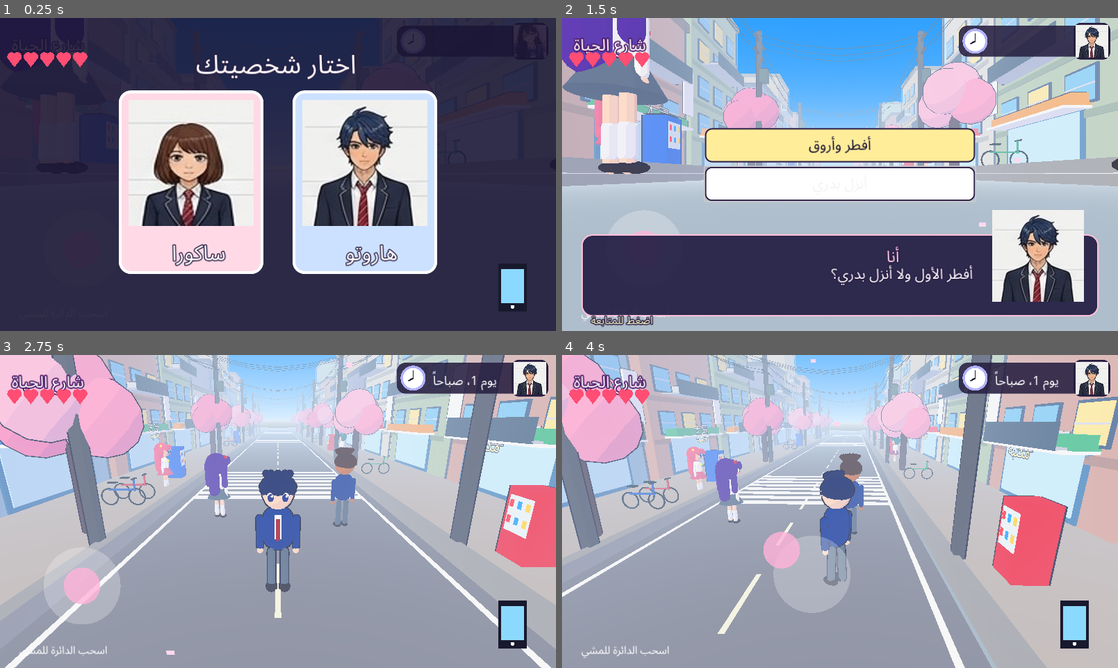
Above: before the commit, frames 1-4 (two rows, left to right).
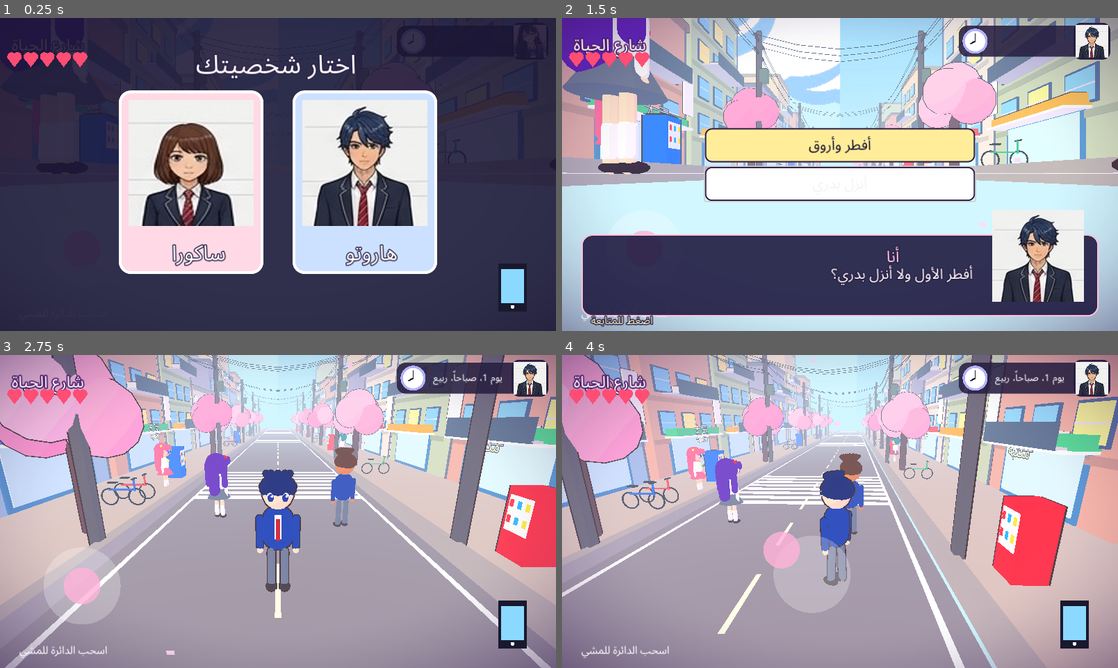
Above: after the commit, the same moments.

Repository: otakucoderstudio/anime-life-game
Game: Godot game, scene res://main.tscn
Same seed, same stepped clock (60 frames per second), same inputs: the game is played once before the commit and once after it.
Inputs (mouse positions are in pixels of both pictures, inside the frame that each line leads up to):
- Up to frame 1 (0.25 s): no input
- Up to frame 2 (1.5 s): tap Enter at 0.5 s; move the mouse to (962, 158) at 0.52 s; hold Right (ui_right) 0.53-1.25 s; click (962, 158) at 0.67 s; drag from (728, 190) to (812, 237) at 1.27 s
- Up to frame 3 (2.75 s): click "أفطر وأروق" at 2 s
- Up to frame 4 (4 s): move the mouse to (895, 442) at 2.77 s; hold Right (ui_right) 2.78-3.5 s; click (895, 442) at 2.92 s; drag from (812, 574) to (673, 464) at 3.52 s

The runs differ from the first frame. In frame 2, 33% of the frame differs, in the area x 0-100%, y 0-100%; in frame 3, 19%; in frame 4, 22%.

Commit message:
Source for v3d-0.8 (time of day, seasons, sky, warm outlines)

Diff:
--- a/godot-3d/main.gd
+++ b/godot-3d/main.gd
@@ -67,13 +67,13 @@
 	env=Environment.new()
 	var sky:=ProceduralSkyMaterial.new()
 	sky.sky_top_color=Color(0.2,0.5,0.95); sky.sky_horizon_color=Color(0.8,0.9,1.0); sky.ground_horizon_color=Color(0.85,0.9,0.95); sky.ground_bottom_color=Color(0.6,0.65,0.7)
-	var s:=Sky.new(); s.sky_material=sky
+	var s:=Sky.new(); var psm:=PanoramaSkyMaterial.new(); psm.panorama=load('res://art/sky.jpg'); s.sky_material=psm
 	env.background_mode=Environment.BG_SKY; env.sky=s
-	env.ambient_light_source=Environment.AMBIENT_SOURCE_COLOR; env.ambient_light_color=Color(0.8,0.88,1.0); env.ambient_light_energy=0.5
-	env.glow_enabled=false; env.glow_intensity=0.35; env.glow_bloom=0.0; env.glow_hdr_threshold=1.4; env.tonemap_mode=Environment.TONE_MAPPER_FILMIC; env.tonemap_exposure=0.8; env.adjustment_enabled=true; env.adjustment_saturation=1.2; env.adjustment_contrast=1.08
-	env.fog_enabled=true; env.fog_light_color=Color(0.82,0.9,1.0); env.fog_density=0.014
+	env.ambient_light_source=Environment.AMBIENT_SOURCE_COLOR; env.ambient_light_color=Color(0.86,0.9,1.0); env.ambient_light_energy=0.55
+	env.glow_enabled=false; env.glow_intensity=0.35; env.glow_bloom=0.0; env.glow_hdr_threshold=1.4; env.tonemap_mode=Environment.TONE_MAPPER_FILMIC; env.tonemap_exposure=0.8; env.adjustment_enabled=true; env.adjustment_saturation=1.4; env.adjustment_contrast=1.1; env.adjustment_brightness=1.03
+	env.fog_enabled=true; env.fog_light_color=Color(0.86,0.92,1.0); env.fog_density=0.007
 	var we:=WorldEnvironment.new(); we.environment=env; add_child(we)
-	var sun:=DirectionalLight3D.new(); sun.rotation_degrees=Vector3(-42,-55,0); sun.light_color=Color(1,0.93,0.8); sun.light_energy=0.62; sun.shadow_enabled=false; sun.directional_shadow_max_distance=60; sun.shadow_blur=2.0; add_child(sun)
+	sun=DirectionalLight3D.new(); sun.rotation_degrees=Vector3(-42,-55,0); sun.light_color=Color(1,0.9,0.72); sun.light_energy=0.7; sun.shadow_enabled=false; sun.directional_shadow_max_distance=60; sun.shadow_blur=2.0; add_child(sun)
 	if OS.has_feature('mobile'):
 		get_viewport().scaling_3d_scale=0.6; Engine.max_fps=30
 	build_street()
@@ -81,6 +81,7 @@
 	no_outline=false
 	cam=Camera3D.new(); cam.fov=55; add_child(cam)
 	build_ui()
+	var vg:=TextureRect.new(); vg.texture=load('res://art/vignette.png'); vg.expand_mode=TextureRect.EXPAND_IGNORE_SIZE; vg.size=get_viewport().get_visible_rect().size; vg.mouse_filter=Control.MOUSE_FILTER_IGNORE; ui.add_child(vg); ui.move_child(vg,0)
 	petal_fx()
 	build_select(); build_scene_ui(); build_phone(); spawn_npcs(); build_audio()
 	if 'shot' in OS.get_cmdline_user_args() and not ('select' in OS.get_cmdline_user_args()): pick('girl')
@@ -333,7 +334,7 @@
 	var lb:=Label.new(); lb.text="شارع الحياة"; lb.add_theme_font_override("font",f); lb.add_theme_font_size_override("font_size",34)
 	lb.add_theme_color_override("font_outline_color",Color(0.3,0.1,0.4)); lb.add_theme_constant_override("outline_size",10)
 	lb.position=Vector2(24,20); lb.text_direction=Control.TEXT_DIRECTION_RTL; cl.add_child(lb)
-	hud_time=Label.new(); hud_time.add_theme_font_override("font",f); hud_time.add_theme_font_size_override("font_size",26); hud_time.add_theme_color_override("font_color",Color(1,1,1))
+	hud_time=Label.new(); hud_time.add_theme_font_override("font",f); hud_time.add_theme_font_size_override("font_size",20); hud_time.add_theme_color_override("font_color",Color(1,1,1))
 	var ys0:=get_viewport().get_visible_rect().size
 	var panel:=Panel.new(); panel.position=Vector2(ys0.x-330,16); panel.size=Vector2(300,64)
 	var sb:=StyleBoxFlat.new(); sb.bg_color=Color(0.15,0.12,0.25,0.88); sb.set_corner_radius_all(18); panel.add_theme_stylebox_override("panel",sb); cl.add_child(panel)
@@ -518,9 +519,10 @@
 		return
 	check_triggers()
 	hud_min+=dt*2.0
+	apply_tod(dt)
 	var hh=int(hud_min/60.0)%12; if hh==0: hh=12
 	var day=1+int(hud_min/1440.0)
-	var ht="يوم %d، %s"%[day,tod()]
+	var ht="يوم %d، %s، %s"%[day,tod(),["ربيع","صيف","خريف","شتاء"][int((day-1)/7)%4]]
 	if ht!=hud_time.text: hud_time.text=ht
 	if int(hud_min)%5==0 and int(hud_min)!=last_min: last_min=int(hud_min); hud_clock.queue_redraw()
 	var v:=joy_vec
@@ -566,11 +568,16 @@
 			if frames==50 and rk in OS.get_cmdline_user_args(): scene_layer.visible=false; mode='play'
 			if frames==52 and rk in OS.get_cmdline_user_args(): for p in room_pts: scene_done[p.key]=true
 			if frames==52 and rk in OS.get_cmdline_user_args(): player.position+=Vector3(-2.0,0,-1.5) if rk!='home' else Vector3(-1.5,0,-3.0)
+		if frames==20 and 'street' in OS.get_cmdline_user_args(): scene_layer.visible=false; mode='play'; phone_btn.visible=true; player.position=Vector3(0,0,-20)
+		if frames==5 and 'dusk' in OS.get_cmdline_user_args(): hud_min=17.5*60+14*1440.0+0.0; env_t=0.0
 		if frames==59: print('STAT nodes=',get_tree().get_node_count(),' draws=',RenderingServer.get_rendering_info(RenderingServer.RENDERING_INFO_TOTAL_DRAW_CALLS_IN_FRAME),' prims=',RenderingServer.get_rendering_info(RenderingServer.RENDERING_INFO_TOTAL_PRIMITIVES_IN_FRAME))
 		if frames==60:
 			get_viewport().get_texture().get_image().save_png("/tmp/shot1.png"); get_tree().quit()
 
 var energy:=5
+var sun:DirectionalLight3D
+var env_t:=0.0
+var season_i:=-1
 var env:Environment
 var bnd:=Rect2(-8.5,-120,17,126)
 var in_room:=''
@@ -874,7 +881,7 @@
 	exit_btn.visible=true
 	sfx('bong'); play_bg('cafe' if kind=='cafe' else 'street')
 func exit_room():
-	in_room=''; bnd=Rect2(-8.5,-120,17,126); player.position=street_ret; exit_btn.visible=false; petals.visible=true; env.ambient_light_color=Color(0.8,0.88,1.0); env.ambient_light_energy=0.5; env.adjustment_saturation=1.2
+	in_room=''; bnd=Rect2(-8.5,-120,17,126); player.position=street_ret; exit_btn.visible=false; petals.visible=true; env_t=0.0; env.ambient_light_color=Color(0.86,0.9,1.0); env.ambient_light_energy=0.55; env.adjustment_saturation=1.2
 	cam.position=player.position+Vector3(0,3.6,6.0); sfx('bong'); play_bg('street')
 
 var app_layer:Control
@@ -951,3 +958,24 @@
 	if snd.is_empty(): return
 	var key={"click":"click1","blip":"click2","foot":"foot","bong":"bong","open":"open"}.get(n,n)
 	var p:AudioStreamPlayer=sfxp[sfx_i]; sfx_i=(sfx_i+1)%sfxp.size(); p.stream=snd.get(key); p.pitch_scale=pitch; p.play()
+
+func apply_tod(dt:float):
+	if in_room!='': return
+	env_t-=dt
+	if env_t>0: return
+	env_t=1.0
+	var h:=fmod(hud_min/60.0,24.0)
+	var sc:Color; var se:float; var am:Color; var ae:float; var fog:Color
+	if h>=6 and h<11: sc=Color(1,0.9,0.72); se=0.7; am=Color(0.86,0.9,1); ae=0.55; fog=Color(0.88,0.93,1)
+	elif h>=11 and h<16: sc=Color(1,0.98,0.92); se=0.8; am=Color(0.9,0.94,1); ae=0.6; fog=Color(0.86,0.93,1)
+	elif h>=16 and h<19.5: sc=Color(1,0.62,0.38); se=0.75; am=Color(1,0.78,0.72); ae=0.5; fog=Color(1,0.82,0.7)
+	else: sc=Color(0.5,0.55,0.95); se=0.35; am=Color(0.5,0.55,0.85); ae=0.42; fog=Color(0.35,0.4,0.6)
+	var day:=int(hud_min/1440.0); var si:=int(day/7)%4
+	var tint:Color=[Color(1,0.97,1),Color(1,1,0.94),Color(1,0.93,0.86),Color(0.92,0.96,1.04)][si]
+	var tw:=create_tween().set_parallel(true)
+	tw.tween_property(sun,"light_color",sc*tint,1.0); tw.tween_property(sun,"light_energy",se,1.0)
+	tw.tween_property(env,"ambient_light_color",am*tint,1.0); tw.tween_property(env,"ambient_light_energy",ae,1.0); tw.tween_property(env,"fog_light_color",fog,1.0)
+	if si!=season_i:
+		season_i=si
+		var pc:Color=[Color(1,0.78,0.88),Color(0.8,1,0.7),Color(1,0.62,0.25),Color(1,1,1)][si]
+		(petals.mesh.material as StandardMaterial3D).albedo_color=pc
--- a/godot-3d/outline.gdshader
+++ b/godot-3d/outline.gdshader
@@ -2,4 +2,4 @@
 render_mode cull_front, unshaded;
 uniform float thickness = 0.03;
 void vertex(){ VERTEX += NORMAL * thickness; }
-void fragment(){ ALBEDO = vec3(0.12,0.08,0.18); }
+void fragment(){ ALBEDO = vec3(0.2,0.11,0.1); }
--- a/godot-3d/toon.gdshader
+++ b/godot-3d/toon.gdshader
@@ -2,7 +2,7 @@
 render_mode cull_back;
 uniform vec4 albedo : source_color = vec4(1.0);
 uniform float bands = 3.0;
-uniform vec4 shade_color : source_color = vec4(0.45,0.35,0.6,1.0);
+uniform vec4 shade_color : source_color = vec4(0.52,0.42,0.74,1.0);
 void fragment(){ ALBEDO = albedo.rgb; }
 void light(){
 	float d = clamp(dot(NORMAL, LIGHT) * 0.5 + 0.5, 0.0, 1.0);
--- a/godot-3d/toon_tex.gdshader
+++ b/godot-3d/toon_tex.gdshader
@@ -3,7 +3,7 @@
 uniform sampler2D tex : source_color, filter_nearest;
 uniform vec4 tint : source_color = vec4(1.0);
 uniform float bands = 3.0;
-uniform vec4 shade_color : source_color = vec4(0.5,0.4,0.62,1.0);
+uniform vec4 shade_color : source_color = vec4(0.52,0.42,0.74,1.0);
 void fragment(){ ALBEDO = texture(tex, UV).rgb * tint.rgb * 1.08; }
 void light(){
 	float d = clamp(dot(NORMAL, LIGHT) * 0.5 + 0.5, 0.0, 1.0);
Binary file added: godot-3d/art/sky.jpg
Binary file added: godot-3d/art/vignette.png
